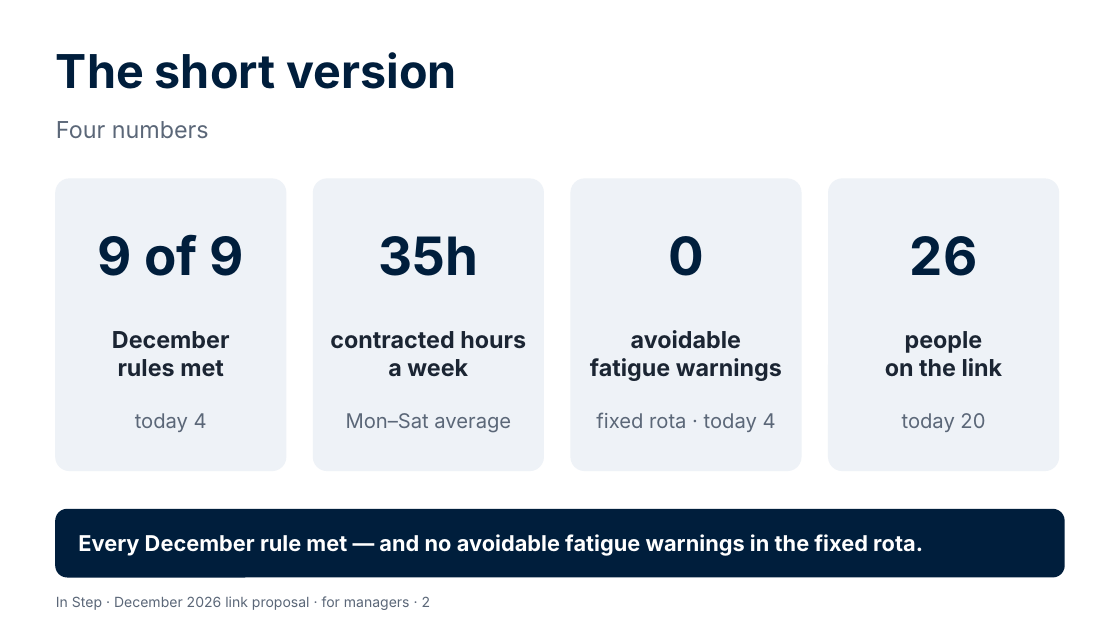
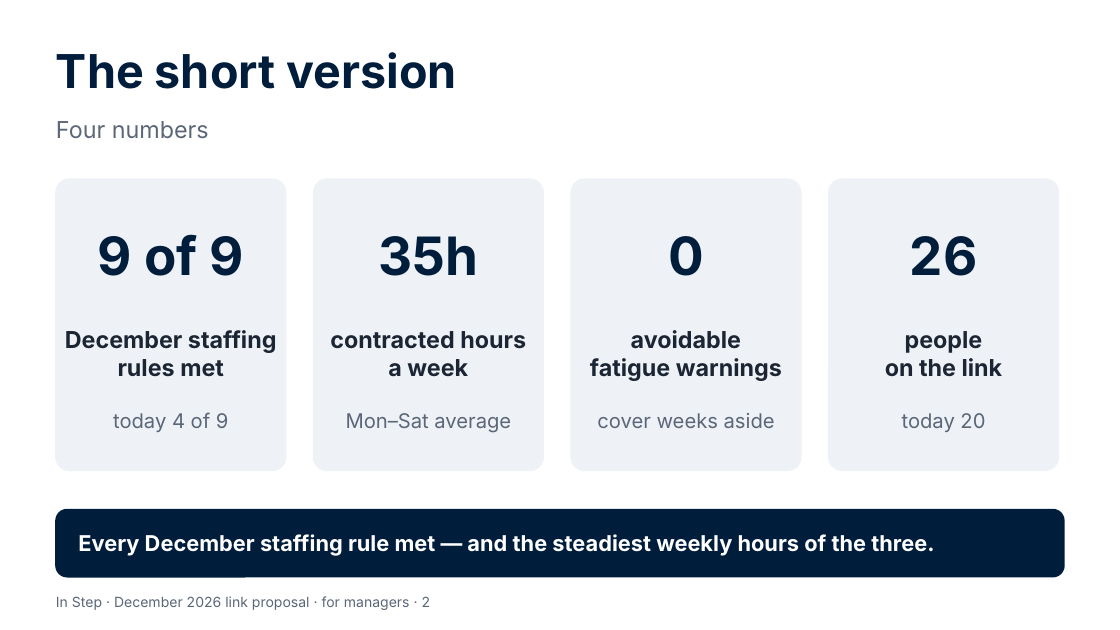
Before and after one commit to Garethdavidmiller/roster-app, a slide deck: slide 2 of docs/links-26/presentations/In-Step-for-managers.pptx. Drawn at 1120x630 pixels with LibreOffice and Linux fonts; fonts in the diff are those of the drawing. Boxes give left, top, right and bottom in pixels: in the first picture for what was removed or moved away, otherwise in the second. Text is boxed around its words. In the diff, an @@ line names an element or a change of style, - is before the commit and + after.

```diff
--- a/docs/links-26/presentations/In-Step-for-managers.pptx
+++ b/docs/links-26/presentations/In-Step-for-managers.pptx
@@ text at <box>65,330,277,377</box>: text changed @@
-December
-rules met
+December staffing
+rules met
@@ text at <box>113,412,229,432</box>: text changed @@
-today 4
+today 4 of 9
@@ text at <box>597,413,775,428</box>: text changed @@
-fixed rota · today 4
+cover weeks aside
@@ text at <box>78,534,934,556</box>: text changed @@
-Every December rule met — and no avoidable fatigue warnings in the fixed rota.
+Every December staffing rule met — and the steadiest weekly hours of the three.
```
Also in this commit, not shown: 9 other slides changed, 9 other files.
